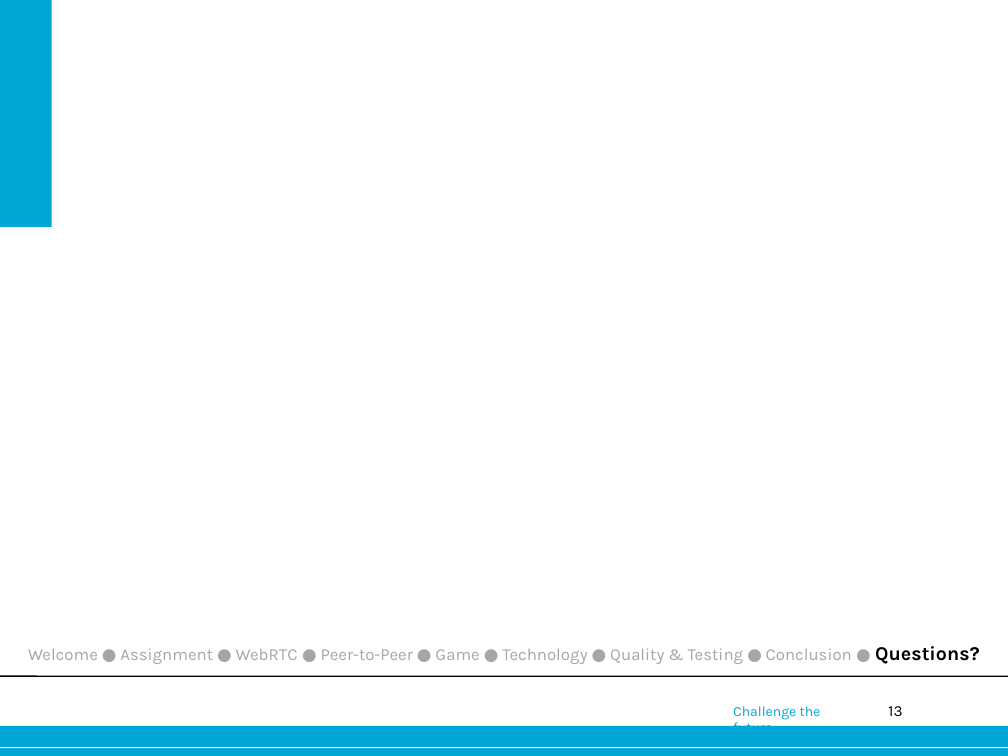
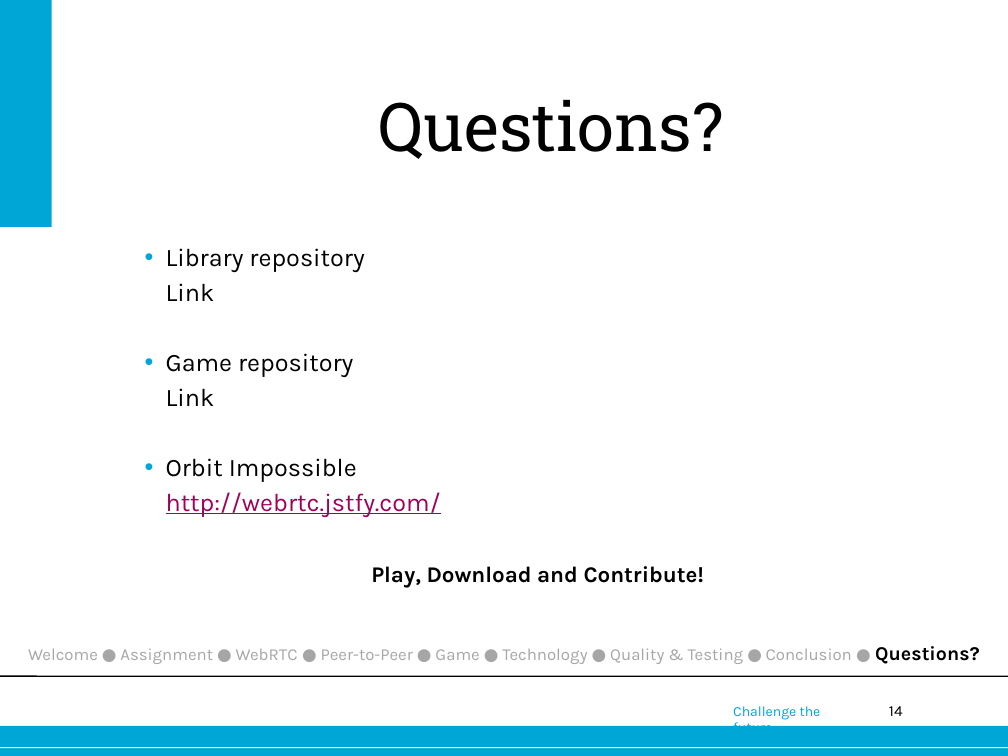
Before and after one commit to joostverdoorn/webrtc, a slide deck: slide 14 of documents/Eindpresentatie/webrtc.pptx (slide 13 before the commit). Drawn at 1008x756 pixels with LibreOffice and Linux fonts; fonts in the diff are those of the drawing; background and template pictures are left out. Boxes give left, top, right and bottom in pixels: in the first picture for what was removed or moved away, otherwise in the second. Text is boxed around its words. In the diff, an @@ line names an element or a change of style, - is before the commit and + after.

```diff
--- a/documents/Eindpresentatie/webrtc.pptx
+++ b/documents/Eindpresentatie/webrtc.pptx
@@ title added at bbox=[378, 99, 723, 159], 48 pt, text #000000 @@
+Questions?
@@ text added at bbox=[166, 248, 704, 588], 18 pt, text #000000 @@
+  • Library repository
+    Link
+  • Game repository
+    Link
+  • Orbit Impossible
+    http://webrtc.jstfy.com/
+    Play, Download and Contribute!
@@ page number at bbox=[889, 706, 903, 716]: text changed @@
-13
+14
```
Also in this commit, not shown: 2 other slides changed, 1 slide added, 4 other files.
